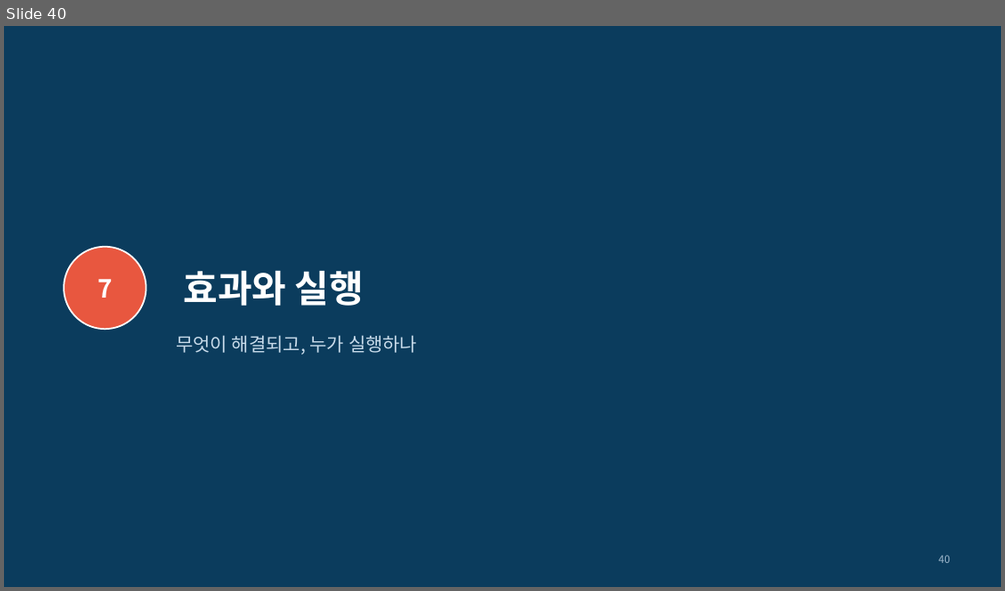
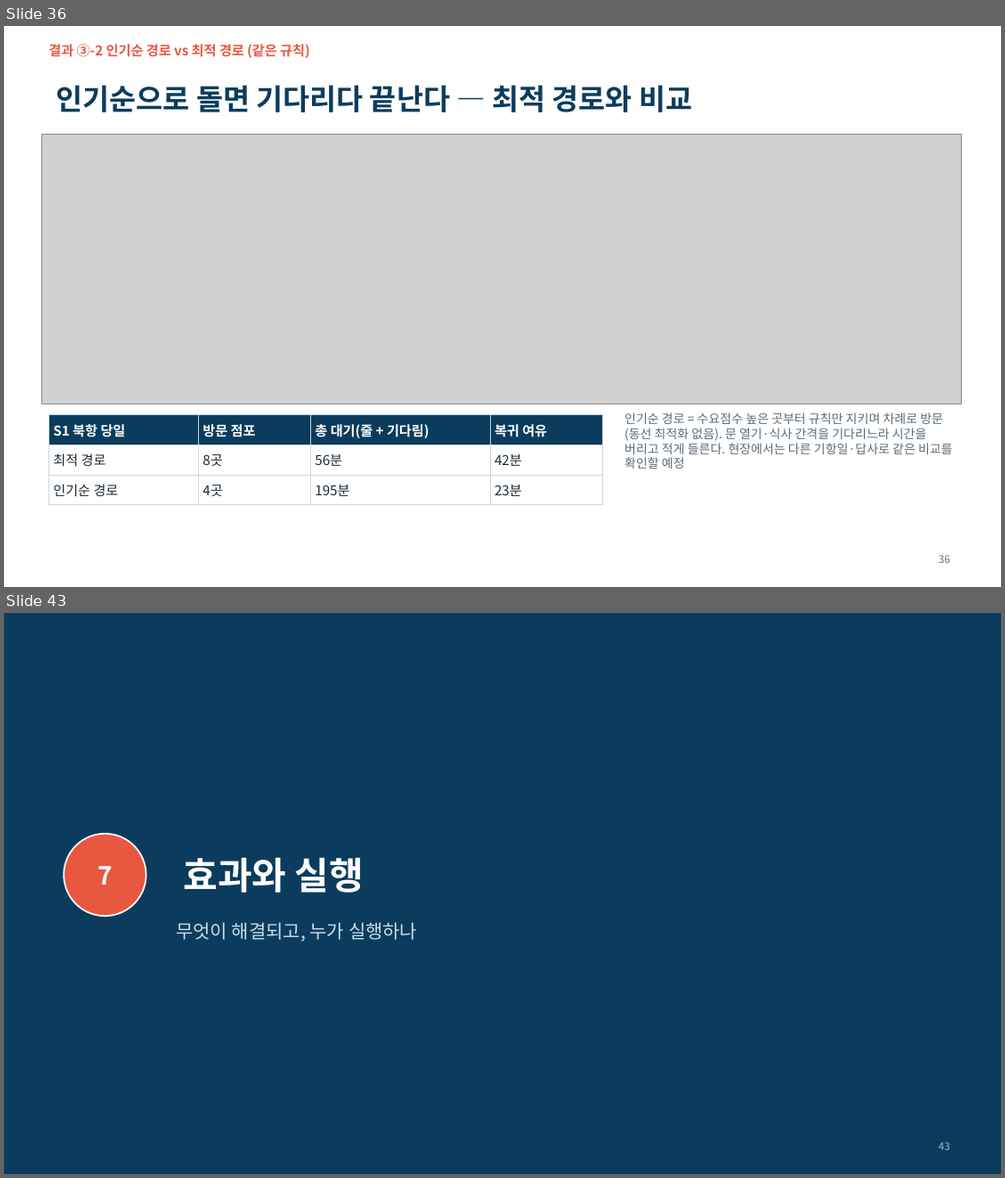
Before and after one commit to ddayoung03/busan-cruise-unpassing, a slide deck: 05_문서/3주차_발표자료.pptx. Shown one above the other, each under a label of ours: slide 40 before the commit, slides 36 and 43 after it; the slides between them are not shown. The pictures are 1005x591 and 1005x1178 pixels, drawn with LibreOffice and Linux fonts; fonts in the diff are those of the drawing; grey boxes stand for pictures. Boxes give left, top, right and bottom in pixels: in the first picture for what was removed or moved away, otherwise in the second. Text is boxed around its words. In the diff, an @@ line names an element or a change of style, - is before the commit and + after.

```diff
--- a/05_문서/3주차_발표자료.pptx
+++ b/05_문서/3주차_발표자료.pptx
@@ slide 36 added at (4,26,1001,587), background #FFFFFF @@
@@ text added at (48,44,310,58), 13 pt, text #E8573F, bold @@
+결과 ③-2 인기순 경로 vs 최적 경로 (같은 규칙)
@@ title added at (57,85,692,112), 28 pt, text #0B3C5D, bold @@
+인기순으로 돌면 기다리다 끝난다 — 최적 경로와 비교
@@ picture added at (41,135,961,403) @@
@@ table added at (48,415,602,500), 3 rows, 4 columns @@
+S1 북항 당일 | 방문 점포 | 총 대기(줄 + 기다림) | 복귀 여유
+최적 경로 | 8곳 | 56분 | 42분
+인기순 경로 | 4곳 | 195분 | 23분
@@ text added at (624,412,953,468), 12 pt, text #5B6B78 @@
+인기순 경로 = 수요점수 높은 곳부터 규칙만 지키며 차례로 방문(동선 최적화 없음). 문 열기·식사 간격을 기다리느라 시간을 버리고 적게 들른다. 현장에서는 다른 기항일·답사로 같은 비교를 확인할 예정
@@ page number added at (938,555,950,563), 10 pt, text #5B6B78 @@
+36
@@ what was slide 40 is now slide 43 @@
@@ page number at (938,1142,950,1150): text changed @@
-40
+43
```
Also in this commit, not shown: 11 slides changed, 3 other slides added, 37 other files.
